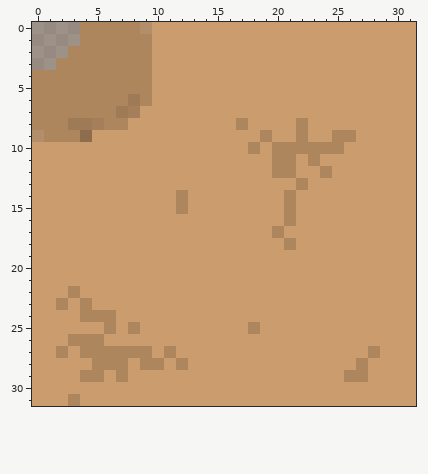
File history of a pixel-art sprite, Assets/Sprites/safa's floors/cornerPiece1.png. The picture above was drawn from the file before the commit.
The file is 32x32 pixels. Colours within 5 levels of each other are drawn and written as one.
The same view after the edit:
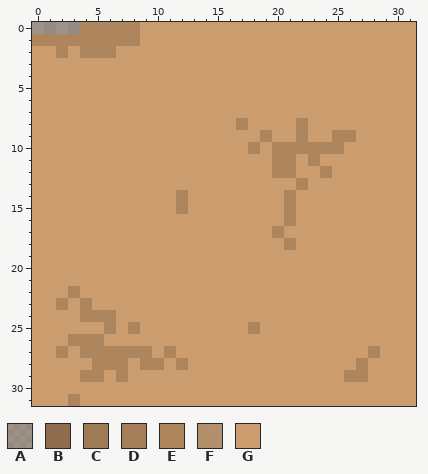
Palette (. is transparent): A #68503878  B #8d6d4d  C #9e7a56  D #a57f59  E #ad865e  F #b0885fe2  G #cb9d6e
The exact change:
@@ x 0..11 @@
- 0 AAAAEEEEEFGG
- 1 AAAAEEEEEEGG
- 2 AAAEEEEEEEGG
- 3 AAEEEEEEEEGG
- 4 EEEEEEEEEEGG
- 5 EEEEEEEEEEGG
- 6 EEEEEEEECEGG
- 7 EEEEEEECDGGG
- 8 EEECCDEEGGGG
- 9 FEEEBGGGGGGG
+ 0 AAAAEEEEEGGG
+ 1 EEEEEEEEEGGG
+ 2 GGEGEEEGGGGG
+ 3 GGGGGGGGGGGG
+ 4 GGGGGGGGGGGG
+ 5 GGGGGGGGGGGG
+ 6 GGGGGGGGGGGG
+ 7 GGGGGGGGGGGG
+ 8 GGGGGGGGGGGG
+ 9 GGGGGGGGGGGG
 10 GGGGGGGGGGGG
Boxes around the changes in both pictures, in picture pixels (x1, y1, x2, y2):
changed: (32, 22, 152, 142)
